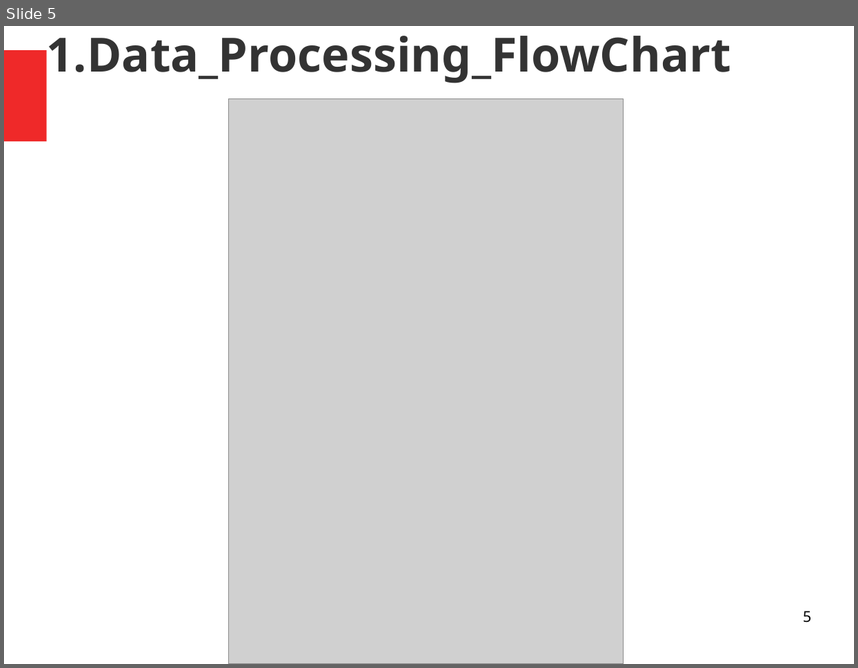
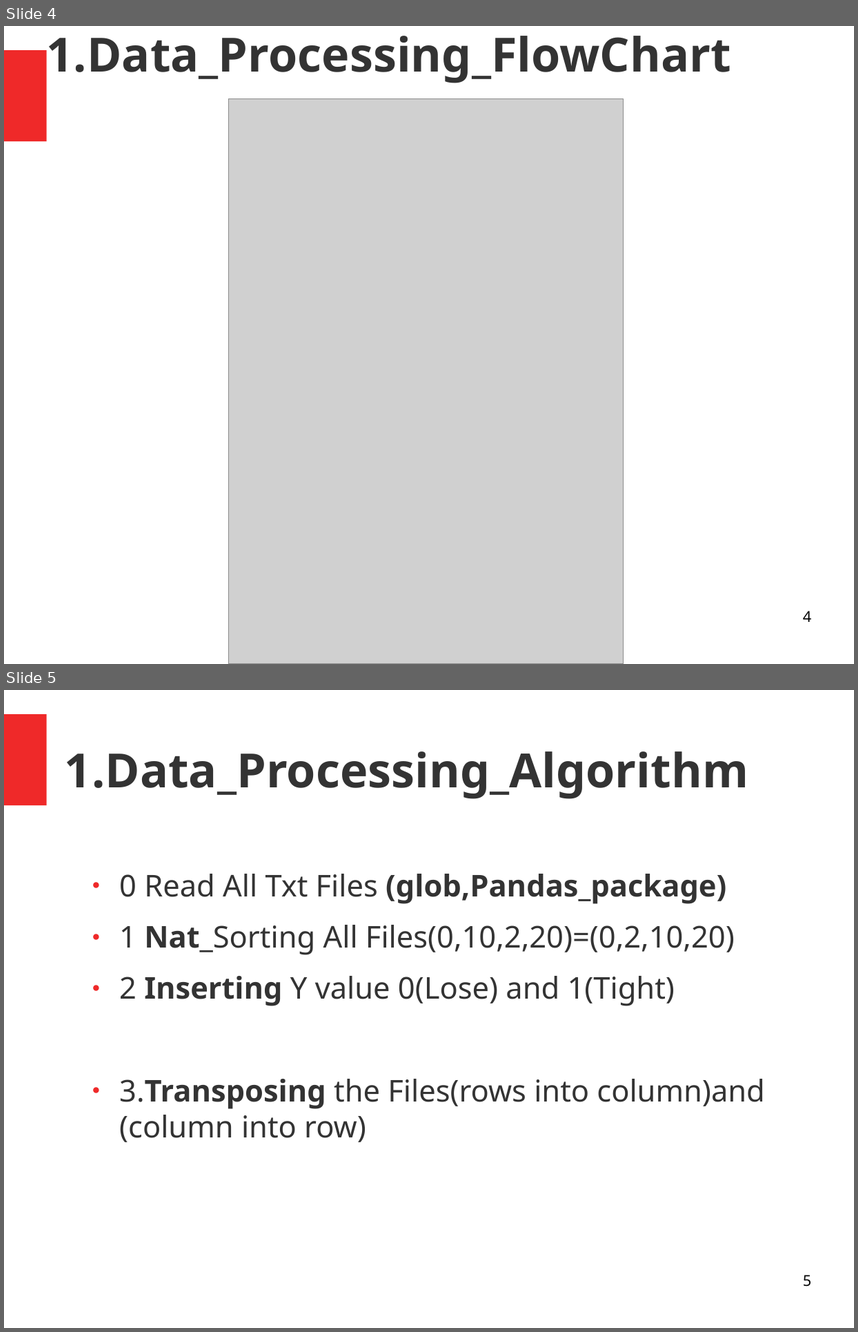
Before and after one commit to vimalv-AI/Redspectra, a slide deck: QMAX_EAGLE_3/doc/Presentations/0_Eagle_Doc.odp. Shown one above the other, each under a label of ours: slide 5 before the commit, slides 4 and 5 after it. The pictures are 858x668 and 858x1332 pixels, drawn with LibreOffice and Linux fonts; fonts in the diff are those of the drawing; grey boxes stand for pictures. Boxes give left, top, right and bottom in pixels: in the first picture for what was removed or moved away, otherwise in the second. Text is boxed around its words. In the diff, an @@ line names an element or a change of style, - is before the commit and + after.

```diff
--- a/QMAX_EAGLE_3/doc/Presentations/0_Eagle_Doc.odp
+++ b/QMAX_EAGLE_3/doc/Presentations/0_Eagle_Doc.odp
@@ slide 5 added at [4,690,854,1328], background #FFFFFF; not listed: 1 template element that a slide beside it also shows @@
@@ title added at [65,751,749,799], 44 pt, text #333333, bold @@
+1.Data_Processing_Algorithm
@@ text added at [119,874,765,1142], 28 pt, text #333333 @@
+● 0 Read All Txt Files (glob,Pandas_package)
+● 1 Nat_Sorting All Files(0,10,2,20)=(0,2,10,20)
+● 2 Inserting Y value 0(Lose) and 1(Tight)
+● 3.Transposing the Files(rows into column)and (column into row)
@@ page number added at [803,1274,811,1286], 14 pt, text #000000 @@
+5
@@ what was slide 5 is now slide 4 @@
@@ page number at [803,610,811,621]: text changed @@
-5
+4
```
Also in this commit, not shown: 6 slides changed, 1 other slide added, 1 slide removed, 2 other files.
